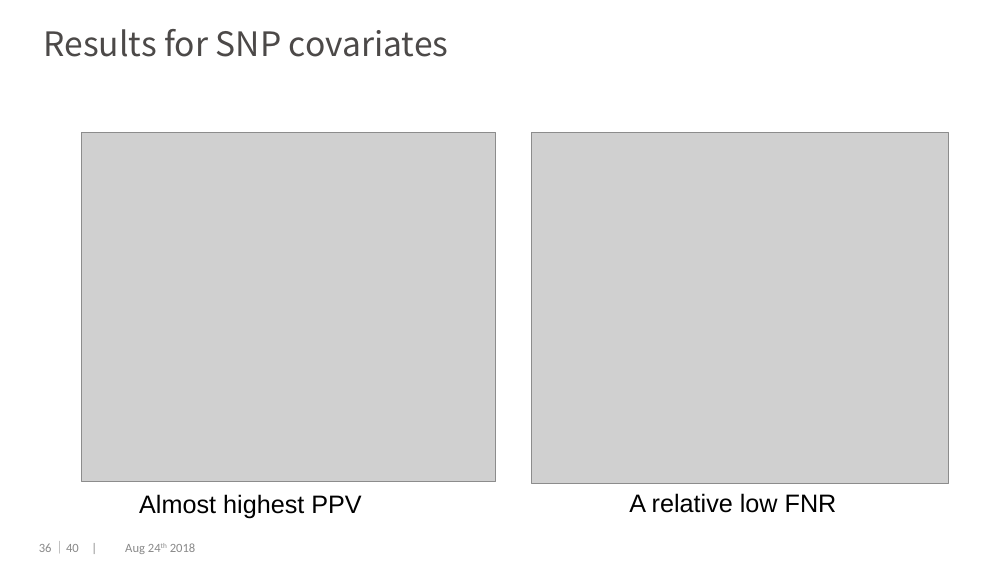
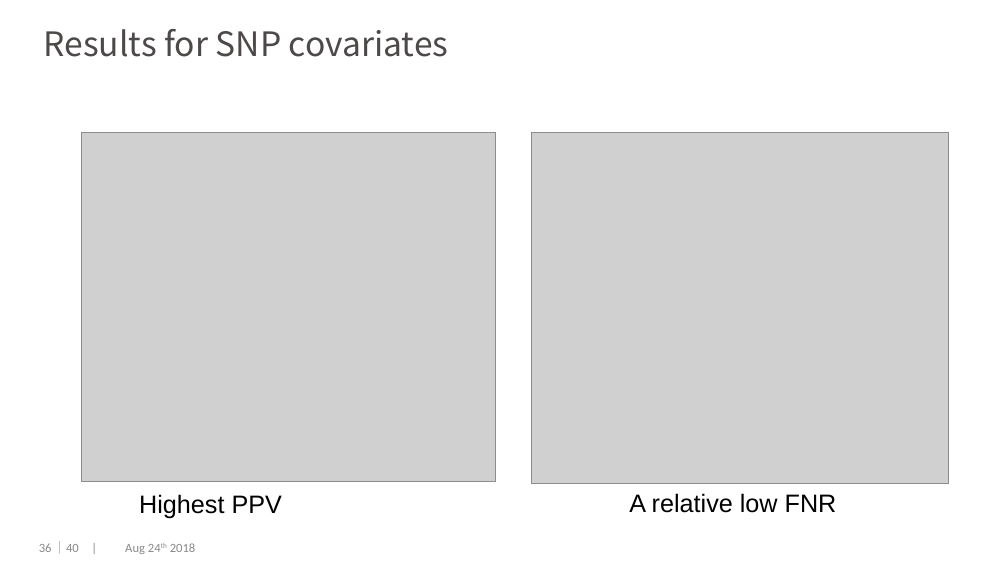
Before and after one commit to dengwx11/GroupLasso, a slide deck: slide 37 of manu & slides/Final.pptx. Drawn at 1008x567 pixels with LibreOffice and Linux fonts; fonts in the diff are those of the drawing; grey boxes stand for pictures; background and template pictures are left out. Boxes give left, top, right and bottom in pixels: in the first picture for what was removed or moved away, otherwise in the second. Text is boxed around its words. In the diff, an @@ line names an element or a change of style, - is before the commit and + after.

```diff
--- a/manu & slides/Final.pptx
+++ b/manu & slides/Final.pptx
@@ text at [139,494,282,519]: text changed @@
-Almost highest PPV
+Highest PPV
```
Also in this commit, not shown: 1 other slide changed.
